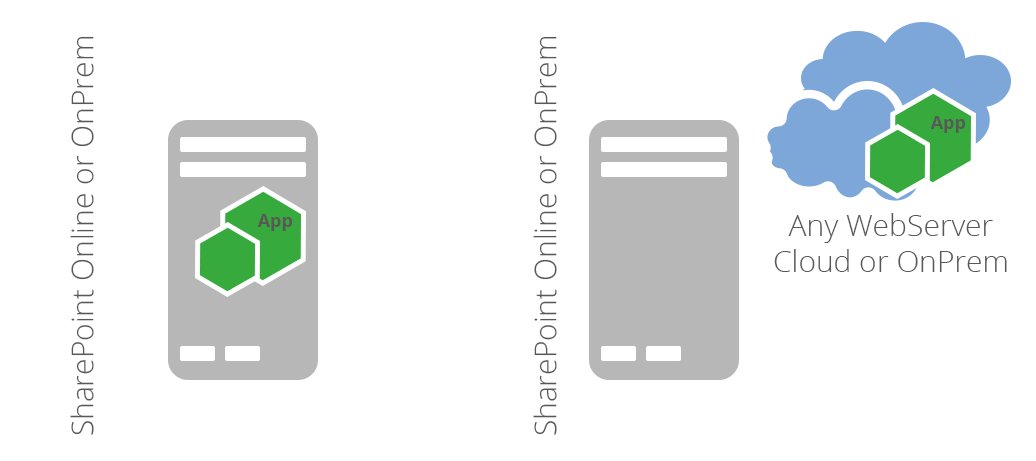
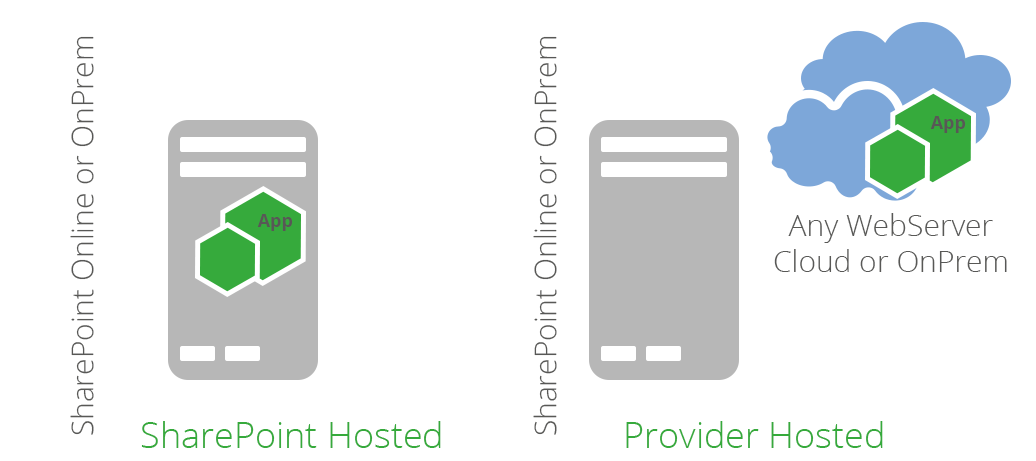
Before/after of a 1036 × 461 layered artwork. What changed in the layer stack:
added layer "Provider Hosted" above "SharePoint Hosted" over [626, 421, 883, 448]
added layer "SharePoint Hosted" above "App Icon copy" over [141, 421, 441, 448]
